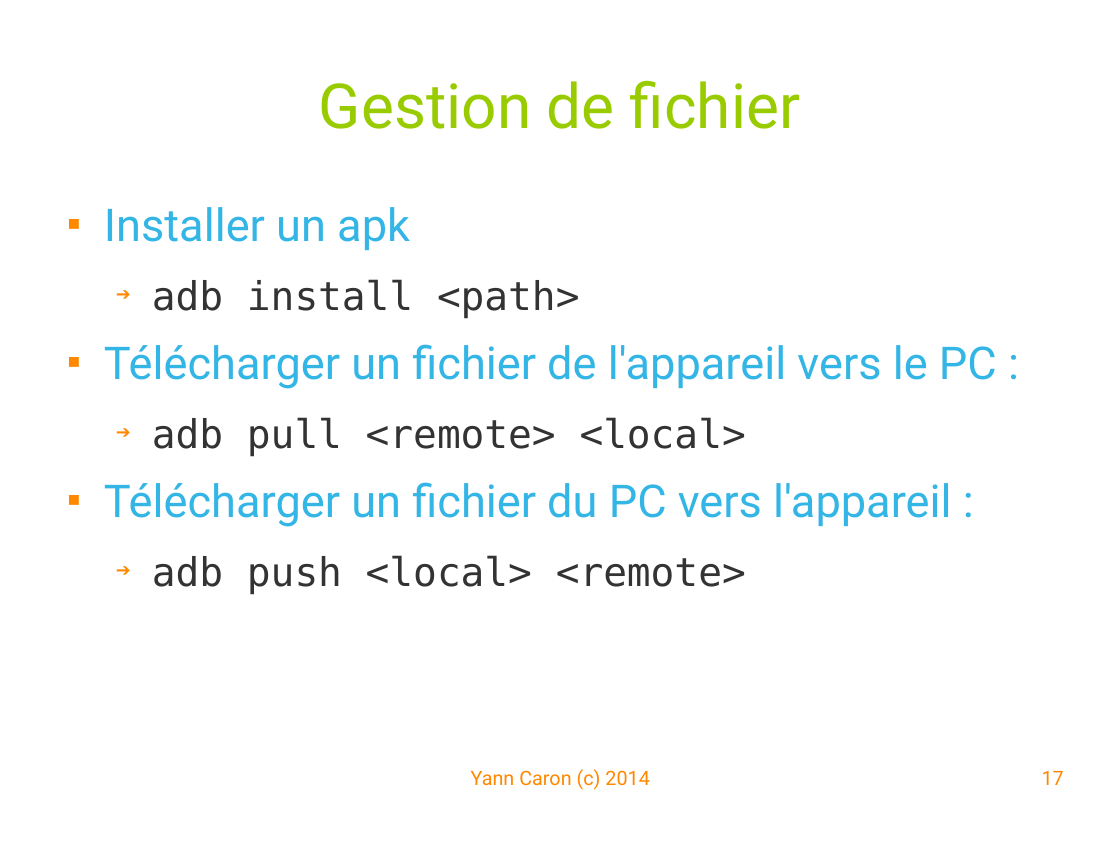
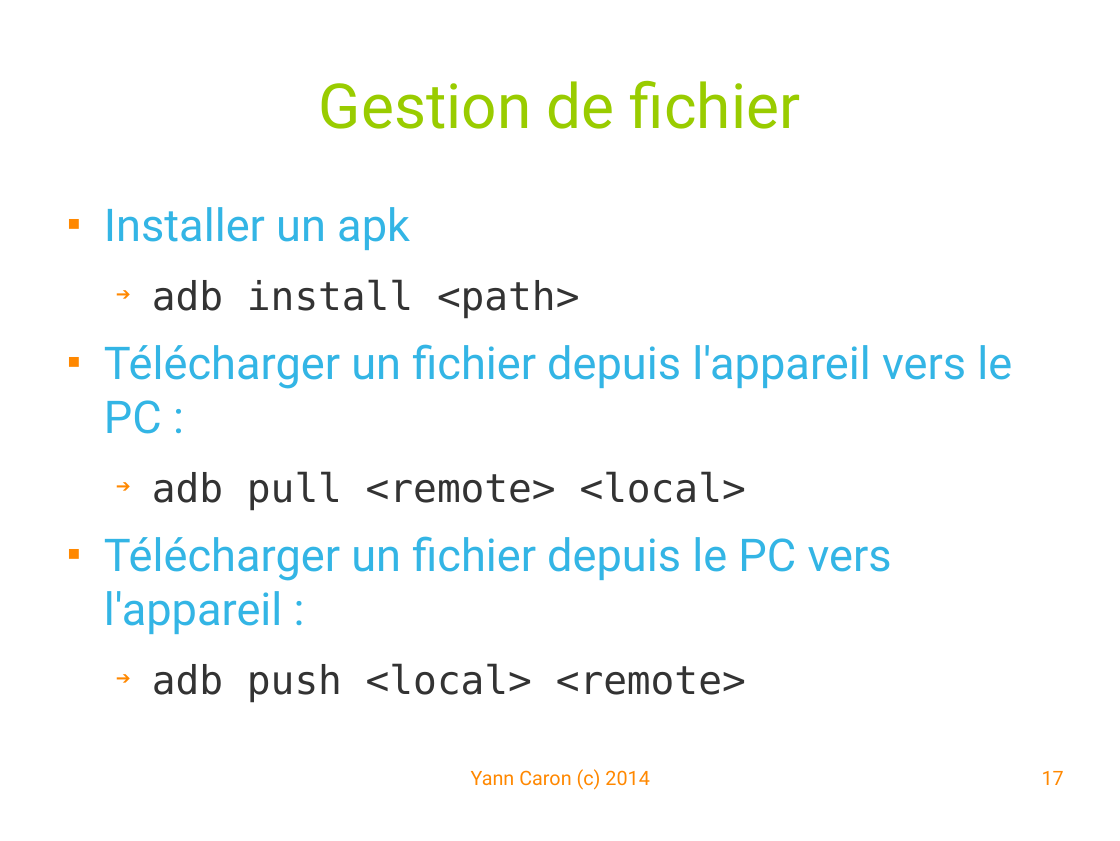
Before and after one commit to YannCaron/Android-ENSG, a slide deck: slide 17 of 07 - Techniques avancées - ADB.odp. Drawn at 1120x841 pixels with LibreOffice and Linux fonts; fonts in the diff are those of the drawing; background and template pictures are left out. Boxes give left, top, right and bottom in pixels: in the first picture for what was removed or moved away, otherwise in the second. Text is boxed around its words. In the diff, an @@ line names an element or a change of style, - is before the commit and + after.

```diff
--- a/07 - Techniques avancées - ADB.odp
+++ b/07 - Techniques avancées - ADB.odp
@@ text at (104, 344, 1012, 434): text changed @@
-■ Télécharger un fichier de l'appareil vers le PC :
+■ Télécharger un fichier depuis l'appareil vers le PC :
@@ text at (104, 536, 892, 634): text changed @@
-■ Télécharger un fichier du PC vers l'appareil :
+■ Télécharger un fichier depuis le PC vers l'appareil :
```
Also in this commit, not shown: 6 other slides changed, 1 slide added.
